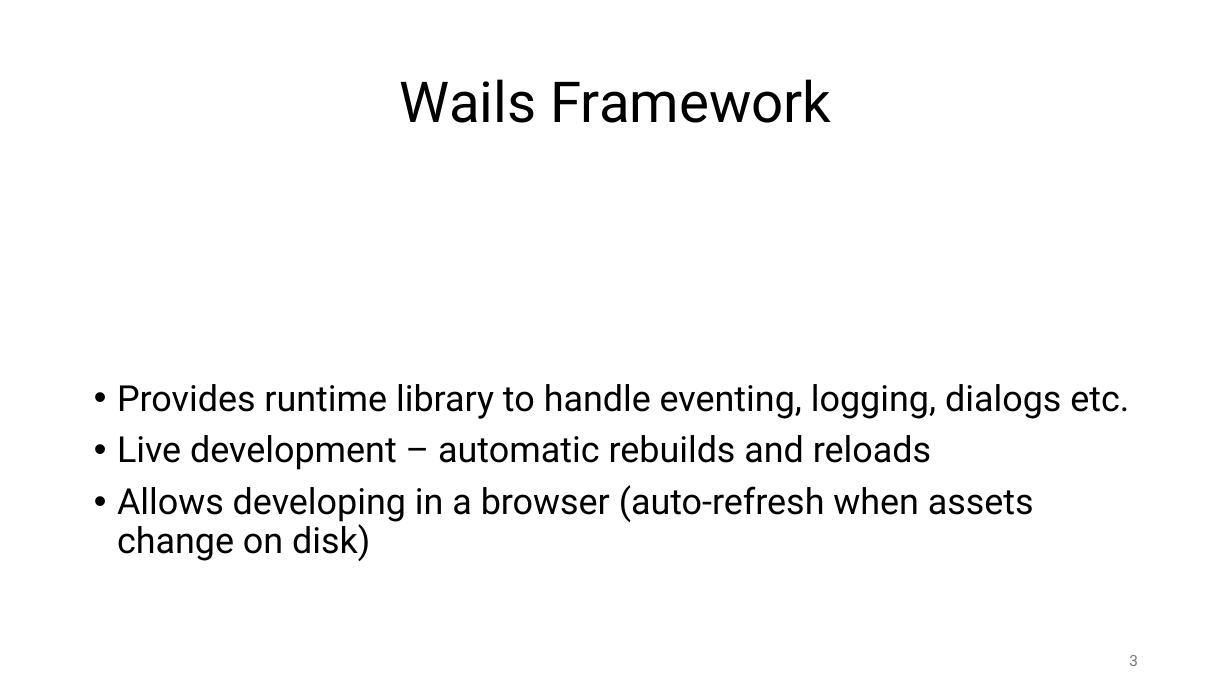
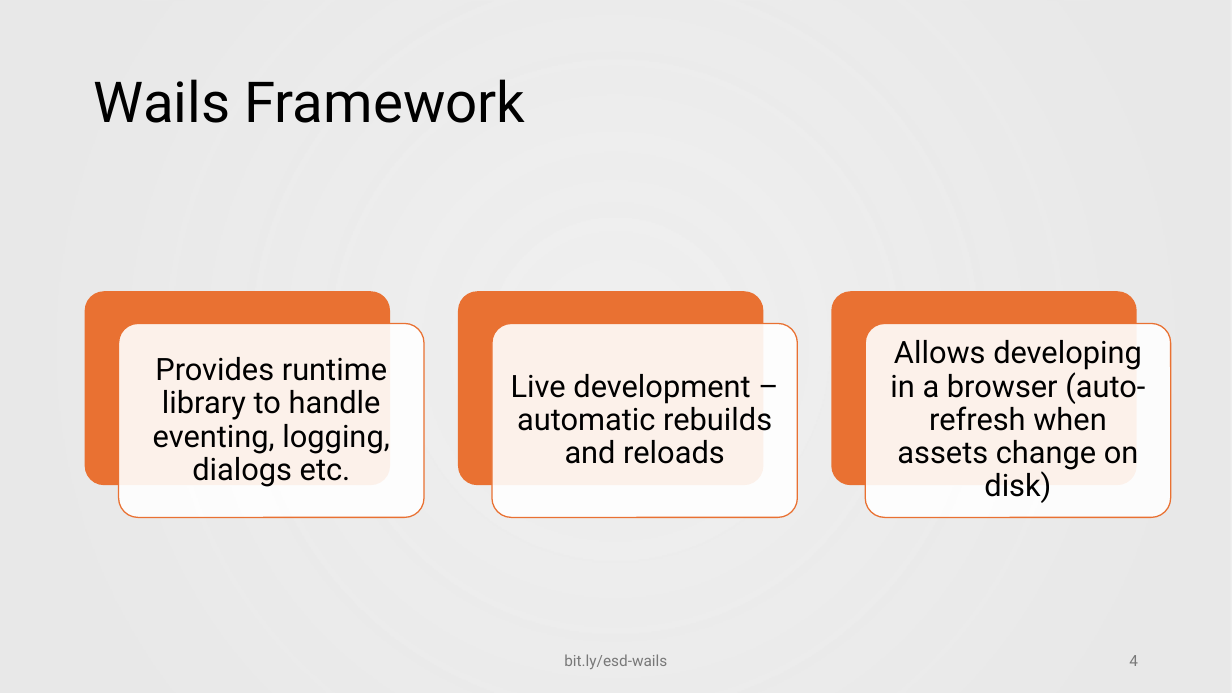
Before and after one commit to hiphof/esd-2024-wailsvue, a slide deck: slide 4 of presentation/Wails-Vue_Presentation.pptx (slide 3 before the commit). Drawn at 1232x693 pixels with LibreOffice and Linux fonts; fonts in the diff are those of the drawing; background and template pictures are left out. Boxes give left, top, right and bottom in pixels: in the first picture for what was removed or moved away, otherwise in the second. Text is boxed around its words. In the diff, an @@ line names an element or a change of style, - is before the commit and + after.

Commit message:
Add Presentation pptx and pdf

```diff
--- a/presentation/Wails-Vue_Presentation.pptx
+++ b/presentation/Wails-Vue_Presentation.pptx
@@ rectangle added at <box>0,0,1232,693</box>, fill gradient #E8E8E8 @@
@@ title "Wails Framework" at <box>94,79,525,123</box>: alignment centre to left @@
@@ group added at <box>85,291,1171,518</box>: 6 rounded rectangles, 3 texts @@
+Provides runtime library to handle eventing, logging, dialogs etc.
+Live development – automatic rebuilds and reloads
+Allows developing in a browser (auto-refresh when assets change on disk)
@@ text removed at <box>117,384,1129,561</box> @@
-• Provides runtime library to handle eventing, logging, dialogs etc.
-• Live development – automatic rebuilds and reloads
-• Allows developing in a browser (auto-refresh when assets change on disk)
@@ text added at <box>564,654,667,669</box>, 12 pt, text #797979 @@
+bit.ly/esd-wails
@@ page number at <box>1129,655,1138,666</box>: text changed @@
-3
+4
```
Also in this commit, not shown: 5 other slides changed, 10 slides added, 8 slides removed, 1 other file.
